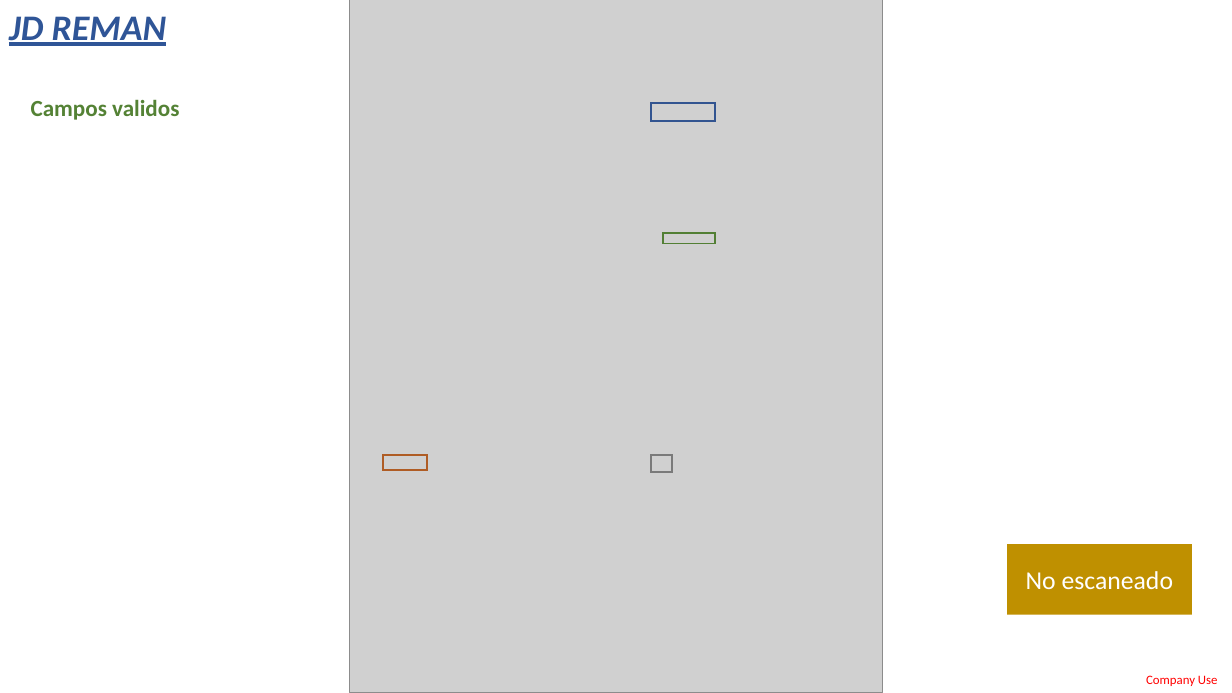
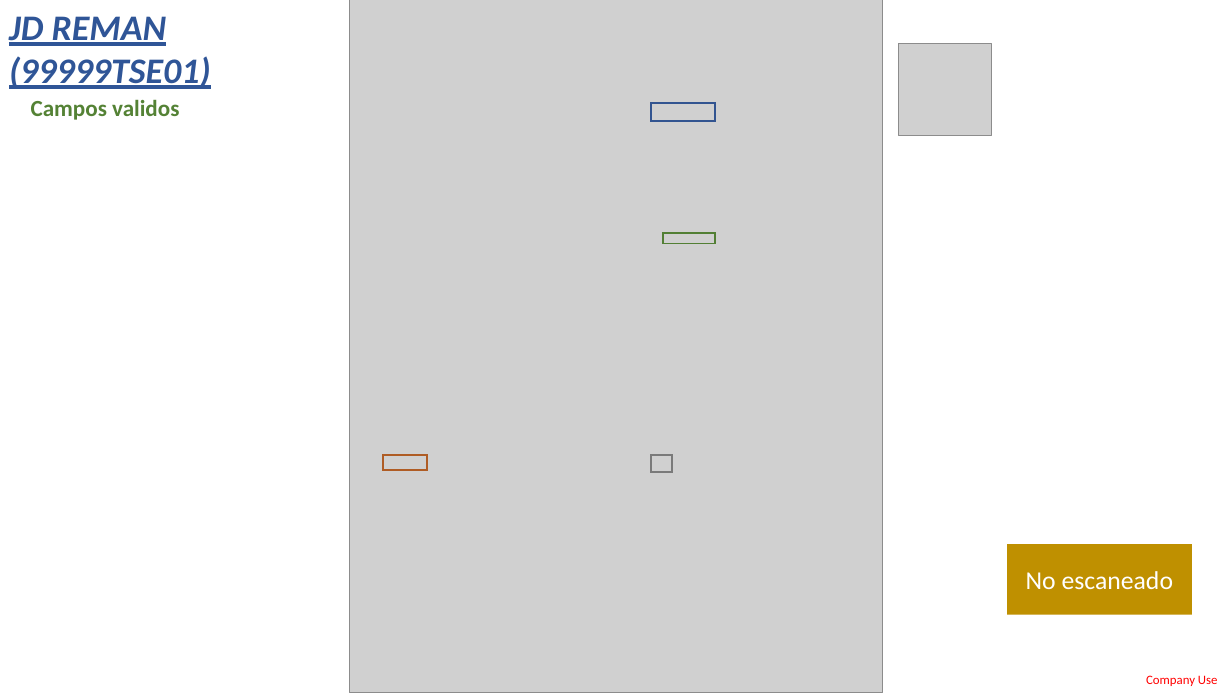
Before and after one commit to LobatoJaime/Bot-Creacion-de-Pedidos, a slide deck: slide 14 of AI_Engine/Info/ExtraccionDatos.pptx (slide 10 before the commit). Drawn at 1232x693 pixels with LibreOffice and Linux fonts; fonts in the diff are those of the drawing; grey boxes stand for pictures. Boxes give left, top, right and bottom in pixels: in the first picture for what was removed or moved away, otherwise in the second. Text is boxed around its words. In the diff, an @@ line names an element or a change of style, - is before the commit and + after.

```diff
--- a/AI_Engine/Info/ExtraccionDatos.pptx
+++ b/AI_Engine/Info/ExtraccionDatos.pptx
@@ text at (9,16,211,89): text changed @@
-JD REMAN
+JD REMAN (99999TSE01)
@@ picture added at (899,43,992,136) @@
```
Also in this commit, not shown: 14 other slides changed, 1 other file.
